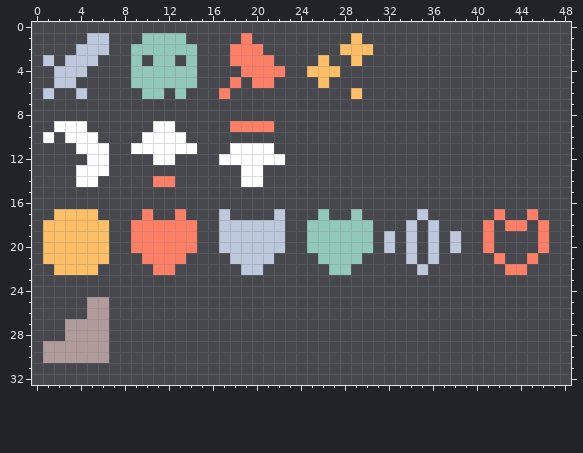
Edited in one commit: pixel-art sprite (assets/sprites/icons.png). This is how it looked before the edit.
The file is 64x64 pixels. Shown: x 0..48, y 0..32.
The same view after the edit:
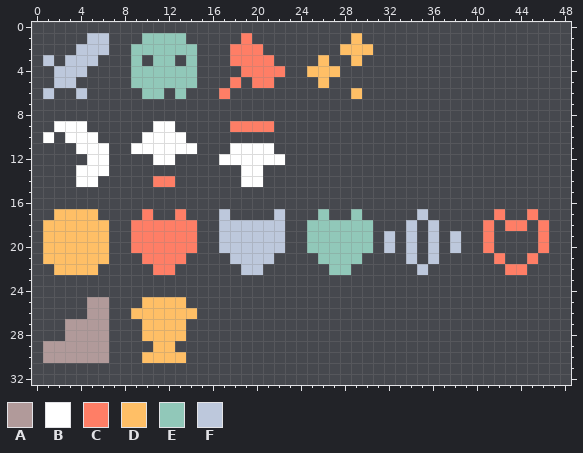
Palette (. is transparent): A #b19a9a  B #ffffff  C #ff7e66  D #ffbf66  E #91c8b9  F #bdc8dc
Edits made:
y 25: x 10..13 .... -> DDDD
y 26: x 9..14 ...... -> DDDDDD
y 27..28: x 10..13 .... -> DDDD
y 29: x 11..12 .. -> DD
y 30: x 10..13 .... -> DDDD
Boxes around the changes in both pictures, in picture pixels (x1, y1, x2, y2):
added: (131, 297, 197, 363)
